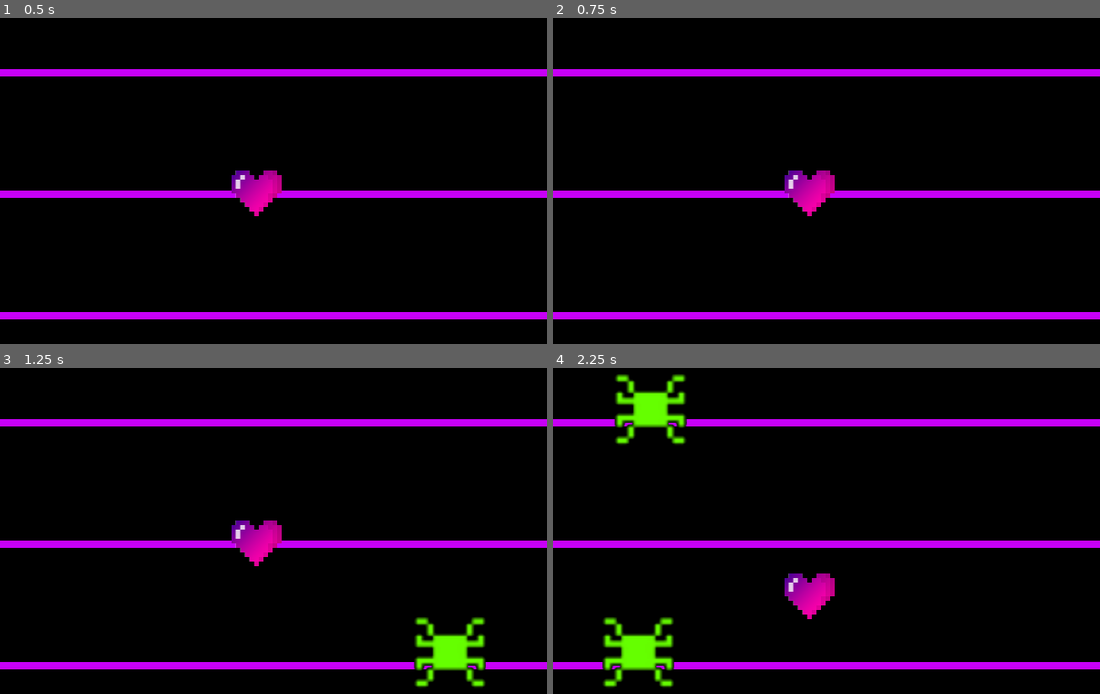
Above: before the commit, frames 1-4 (two rows, left to right).
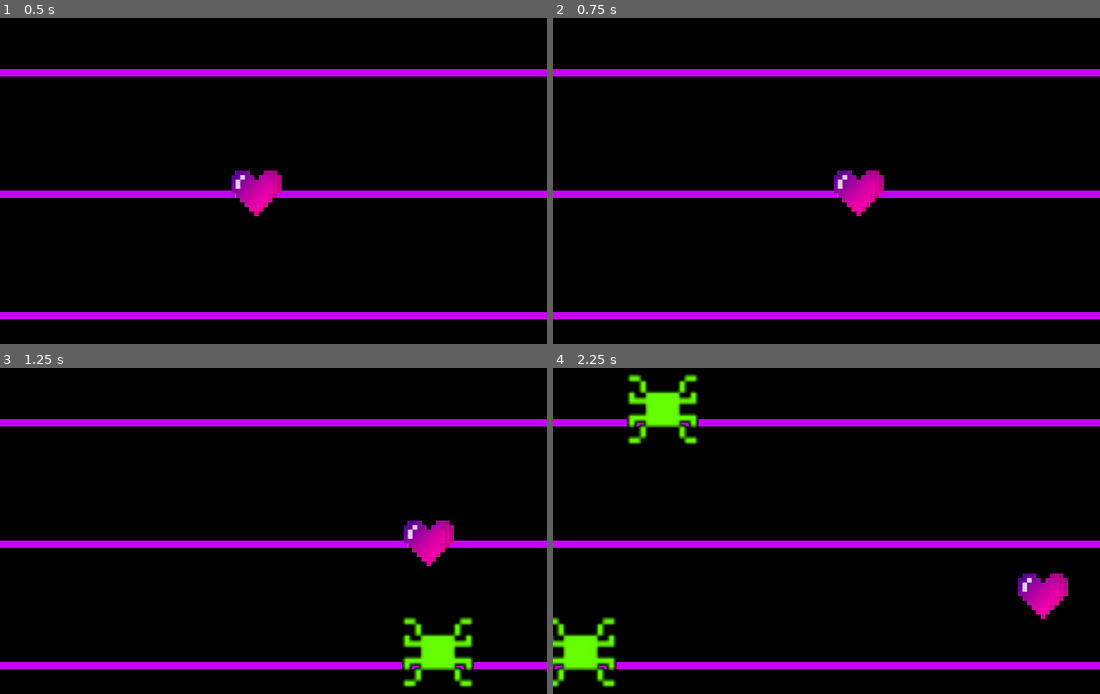
Above: after the commit, the same moments.

Repository: Regnatif/MuffetFight
Game: Godot game, scene res://Scenes/GameScene.tscn
Same seed, same stepped clock (60 frames per second), same inputs: the game is played once before the commit and once after it.
Inputs:
- Up to frame 1 (0.5 s): no input
- Up to frame 2 (0.75 s): tap Enter at 0.5 s; hold Right (right, bound only after the commit) from 0.53 s (still down)
- Up to frame 3 (1.25 s): keep holding Right (right, bound only after the commit)
- Up to frame 4 (2.25 s): release Right (right, bound only after the commit) at 1.28 s; hold Down (down) 1.28-2.03 s; hold Right (right, bound only after the commit) from 2.03 s (still down)

Frame 1 is identical in both runs. In frame 2, 1.7% of the frame differs, in the area x 42-61%, y 46-61%; in frame 3, 3.6%; in frame 4, 6.4%, in the area x 0-95%, y 1-99%.

Commit message:
Regnatif
Movement

Diff:
--- a/Scripts/Heart.gd
+++ b/Scripts/Heart.gd
@@ -19,4 +19,10 @@
 	if Input.is_action_just_pressed("down") && position.y < 133 * 2:
 		toLerp = position.y + 133
 	position.y = lerp(position.y,toLerp,0.01)
+
+	if Input.is_action_pressed("left"):
+		position.x -= 270*delta
+
+	if Input.is_action_pressed("right"):
+		position.x += 270*delta
 	pass
--- a/Scripts/Spider.gd
+++ b/Scripts/Spider.gd
@@ -27,9 +27,9 @@
 func _process(delta):
 	time += delta
 	if b == 1:
-		position.x += 400 * delta
+		position.x += 450 * delta
 	else:
-		position.x -= 400 * delta
+		position.x -= 450 * delta
 	modulate = hsv_to_rgb(time,1,1,1)
 	pass
 
--- a/project.godot
+++ b/project.godot
@@ -41,6 +41,16 @@
 "events": [ Object(InputEventKey,"resource_local_to_scene":false,"resource_name":"","device":0,"alt":false,"shift":false,"control":false,"meta":false,"command":false,"pressed":false,"scancode":16777234,"unicode":0,"echo":false,"script":null)
  ]
 }
+right={
+"deadzone": 0.5,
+"events": [ Object(InputEventKey,"resource_local_to_scene":false,"resource_name":"","device":0,"alt":false,"shift":false,"control":false,"meta":false,"command":false,"pressed":false,"scancode":16777233,"unicode":0,"echo":false,"script":null)
+ ]
+}
+left={
+"deadzone": 0.5,
+"events": [ Object(InputEventKey,"resource_local_to_scene":false,"resource_name":"","device":0,"alt":false,"shift":false,"control":false,"meta":false,"command":false,"pressed":false,"scancode":16777231,"unicode":0,"echo":false,"script":null)
+ ]
+}
 
 [rendering]
 
